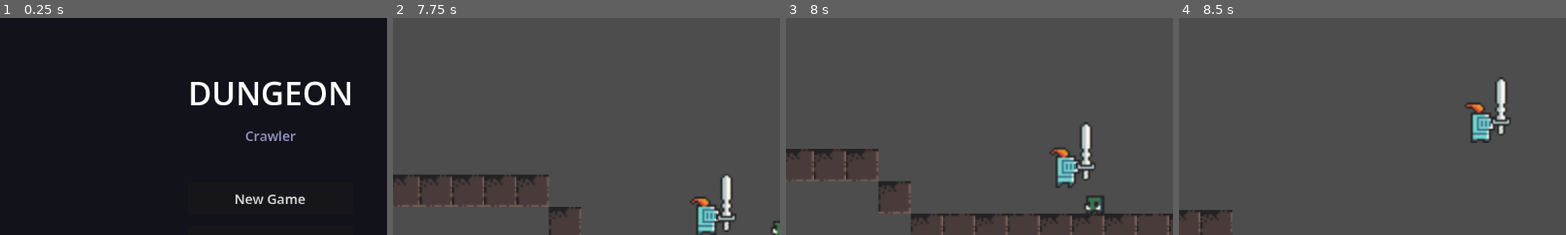
Above: before the commit, frames 1-4 (left to right).
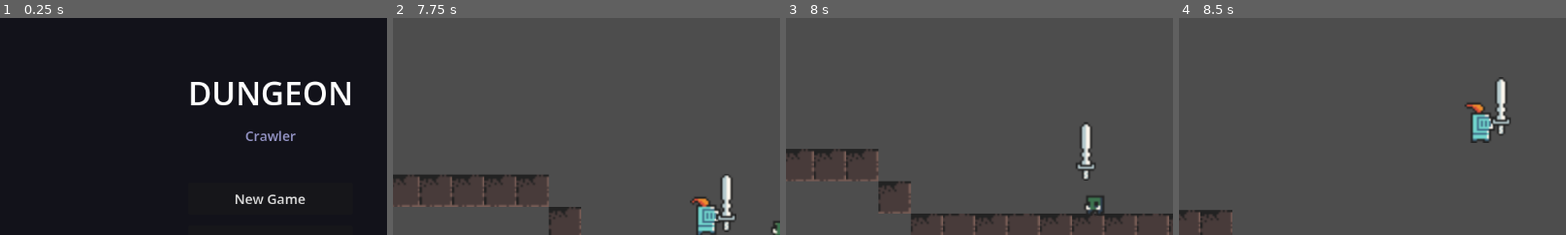
Above: after the commit, the same moments.

Repository: Im-diegollull/Dungeon-Plataformer-Procedural
Game: Godot game, scene res://scenes/ui/MainMenu.tscn
Same seed, same stepped clock (60 frames per second), same inputs: the game is played once before the commit and once after it.
Inputs:
- Up to frame 1 (0.25 s): no input
- Up to frame 2 (7.75 s): click "New Game" at 0.5 s; tap Enter (ui_accept) at 1.25, 1.52, 2.27, 3.77, 4.52, 5.27, 6.77, 7.52 s; hold Right (ui_right) 1.28-2.78 s; tap X (attack) every 0.75 s from 1.35 to 7.35 s; hold Left (ui_left) 2.78-5.03 s; hold Right (ui_right) from 5.03 s (still down)
- Up to frame 3 (8 s): keep holding Right (ui_right)
- Up to frame 4 (8.5 s): keep holding Right (ui_right); tap X (attack) at 8.1 s; tap Enter (ui_accept) at 8.27 s
The pictures show only the part of the screen within x 15-65%, y 16-66%; the shares and areas given below are measured in that part.

Frames 1-2 are identical in both runs. In frame 3, 0.9% of the frame differs, in the area x 68-76%, y 59-79%; in frame 4, nothing differs.

Commit message:
feat: add damage feedback with blinking effect for player and enemy

Diff:
--- a/scenes/enemies/Enemy.gd
+++ b/scenes/enemies/Enemy.gd
@@ -100,6 +100,10 @@
 func take_damage(amount: int, source_position: Vector2) -> void:
 	hp -= amount
 
+	sprite.modulate = Color(1.0, 0.3, 0.3, 1.0)
+	var tween := create_tween()
+	tween.tween_property(sprite, "modulate", Color.WHITE, 0.12)
+
 	var knockback_dir: float = sign(global_position.x - source_position.x)
 	velocity.x = knockback_dir * KNOCKBACK_FORCE
 	velocity.y = -120.0
--- a/scenes/player/Player.gd
+++ b/scenes/player/Player.gd
@@ -50,7 +50,15 @@
 		_attack()
 
 	move_and_slide()
+	_update_blink()
 	_update_animation(direction)
+
+
+func _update_blink() -> void:
+	if invulnerable_remaining > 0.0:
+		sprite.visible = fmod(invulnerable_remaining, 0.16) > 0.08
+	else:
+		sprite.visible = true
 
 
 func _attack() -> void:
@@ -82,6 +90,7 @@
 	hp -= amount
 	invulnerable_remaining = HURT_INVULNERABLE_TIME
 	hp_changed.emit(hp, MAX_HP)
+	_flash_damage()
 
 	var knockback_dir: float = sign(global_position.x - source_position.x)
 	velocity.x = knockback_dir * KNOCKBACK_FORCE
@@ -89,6 +98,12 @@
 
 	if hp <= 0:
 		get_tree().change_scene_to_file("res://scenes/ui/GameOver.tscn")
+
+
+func _flash_damage() -> void:
+	sprite.modulate = Color(1.0, 0.3, 0.3, 1.0)
+	var tween := create_tween()
+	tween.tween_property(sprite, "modulate", Color.WHITE, 0.12)
 
 
 func _update_animation(direction: float) -> void:
